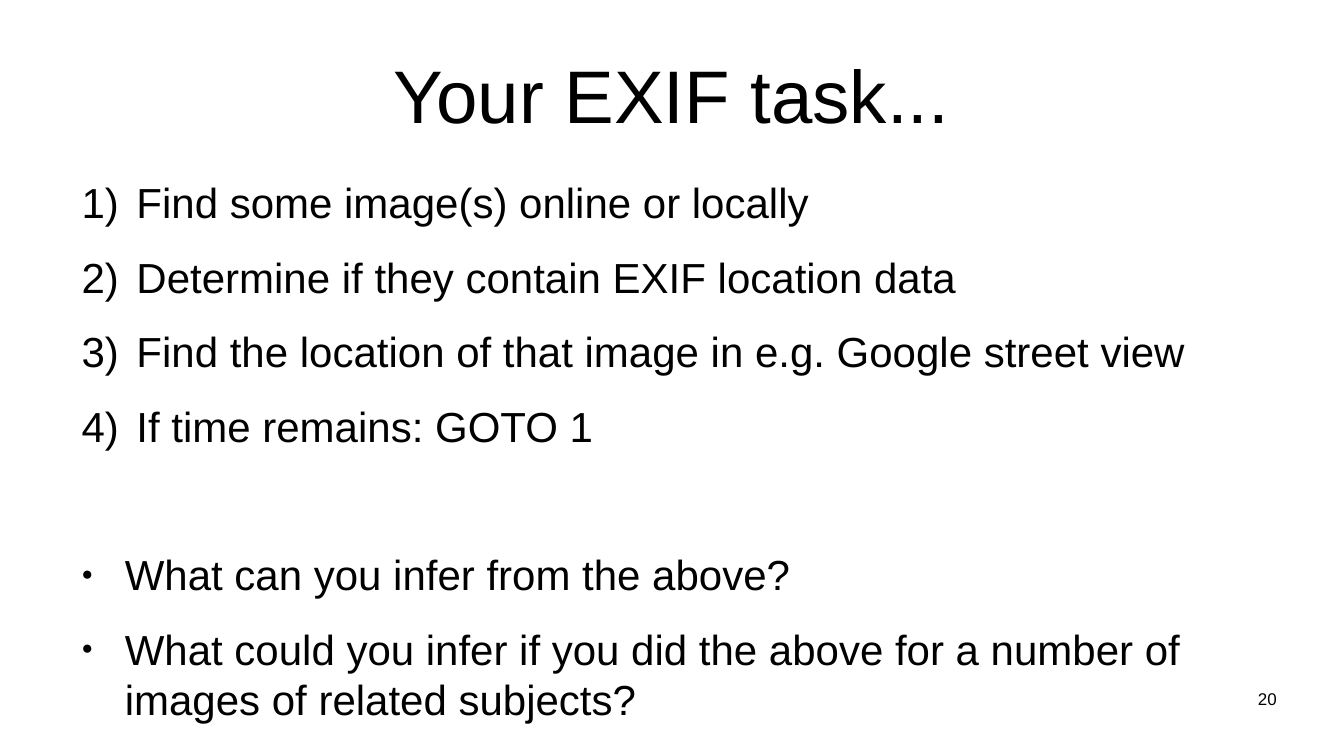
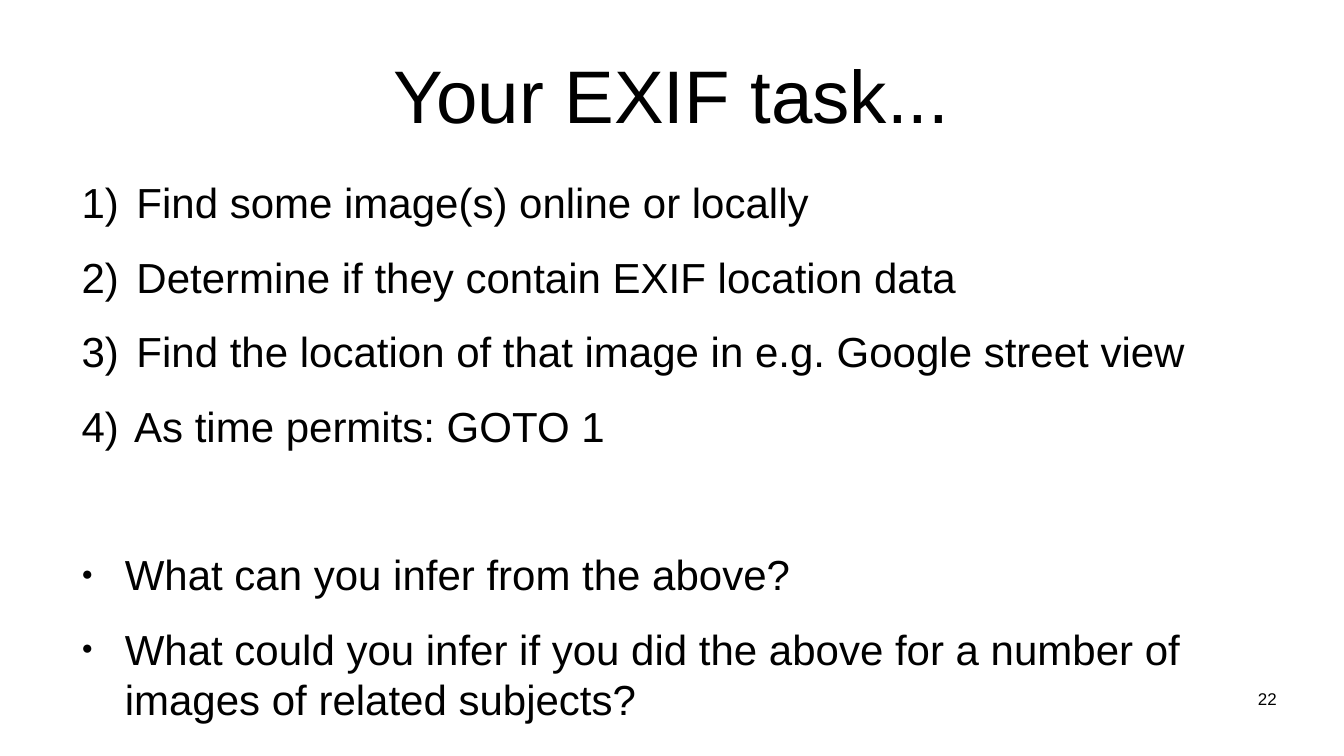
Before and after one commit to sftcd/witidtm, a slide deck: slide 22 of lectures/2022-2023/labs.odp (slide 20 before the commit). Drawn at 1344x756 pixels with LibreOffice and Linux fonts; fonts in the diff are those of the drawing. Boxes give left, top, right and bottom in pixels: in the first picture for what was removed or moved away, otherwise in the second. Text is boxed around its words. In the diff, an @@ line names an element or a change of style, - is before the commit and + after.

```diff
--- a/lectures/2022-2023/labs.odp
+++ b/lectures/2022-2023/labs.odp
@@ text at [134,411,604,450]: text changed @@
-4) If time remains: GOTO 1
+4) As time permits: GOTO 1
@@ page number at [1258,693,1277,705]: text changed @@
-20
+22
```
Also in this commit, not shown: 3 other slides changed, 2 slides added, 1 other file.
